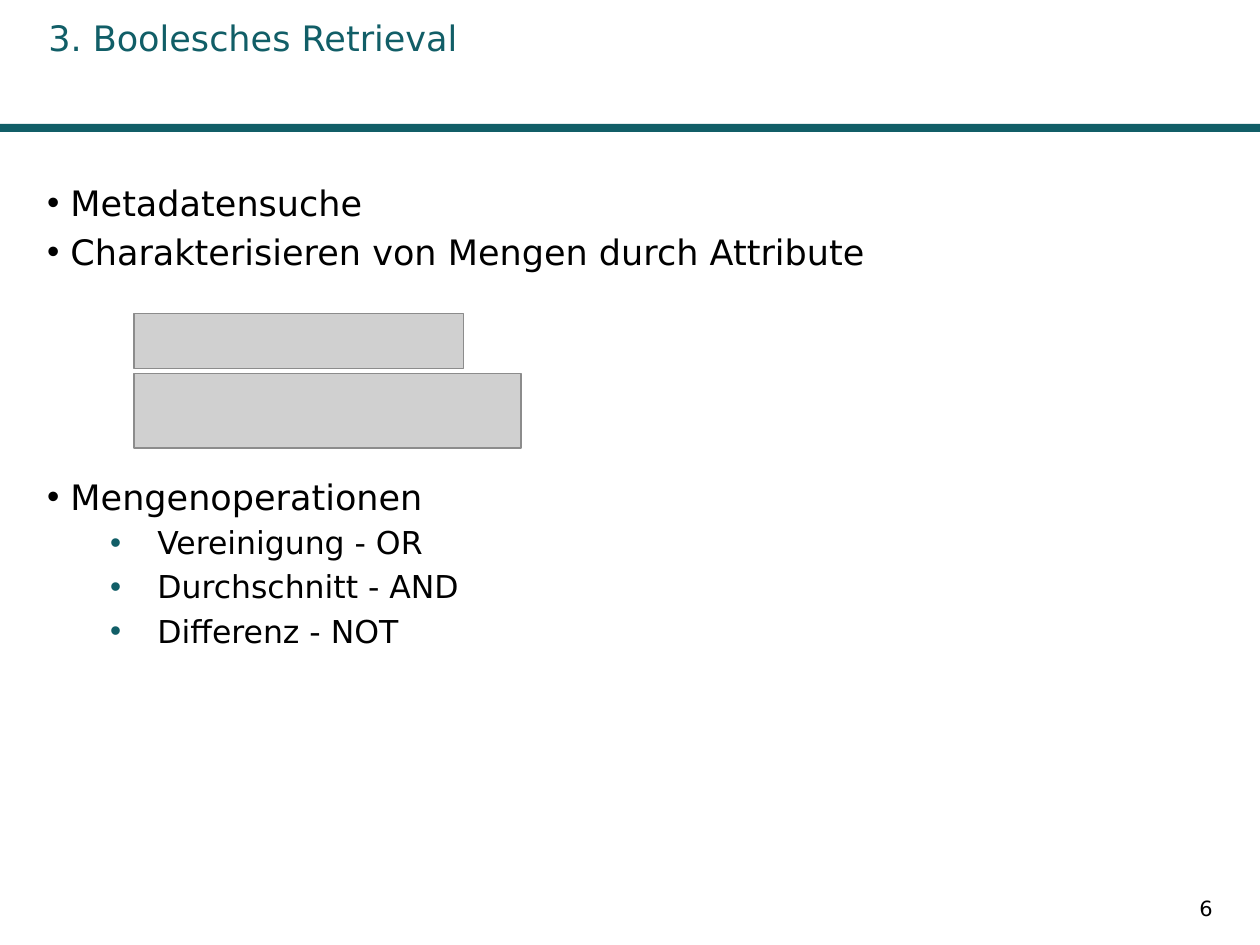
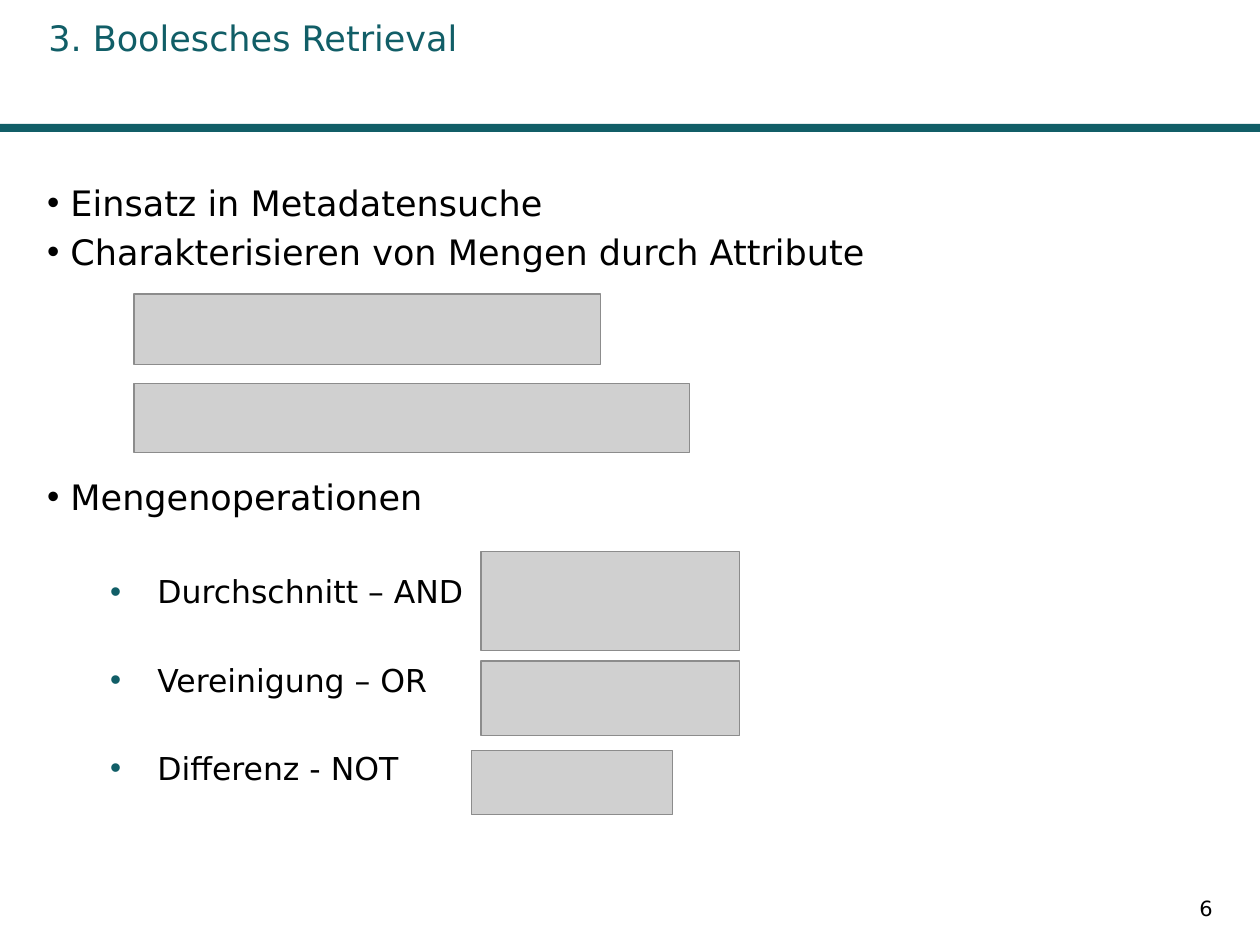
Before and after one commit to AnnikaK/SuchTool, a slide deck: slide 6 of Praesentation/Praesi.pptx. Drawn at 1260x945 pixels with LibreOffice and Linux fonts; fonts in the diff are those of the drawing; grey boxes stand for pictures; background and template pictures are left out. Boxes give left, top, right and bottom in pixels: in the first picture for what was removed or moved away, otherwise in the second. Text is boxed around its words. In the diff, an @@ line names an element or a change of style, - is before the commit and + after.

```diff
--- a/Praesentation/Praesi.pptx
+++ b/Praesentation/Praesi.pptx
@@ text at [70, 189, 543, 217]: text changed @@
-• Metadatensuche
+• Einsatz in Metadatensuche
@@ picture added at [134, 294, 600, 364] @@
@@ picture removed at [134, 314, 462, 369] @@
@@ picture: place and size @@
-picture at [134, 373, 520, 447]
+picture at [134, 383, 689, 452]
@@ picture added at [481, 552, 740, 651] @@
@@ text at [157, 579, 463, 699]: text changed @@
-  • Vereinigung - OR
-  • Durchschnitt - AND
+  • Durchschnitt – AND
+  • Vereinigung – OR
@@ picture added at [481, 662, 740, 736] @@
@@ picture added at [471, 750, 673, 814] @@
```
Also in this commit, not shown: 31 other slides changed, 2 slides added, 3 slides removed, 12 other files.
